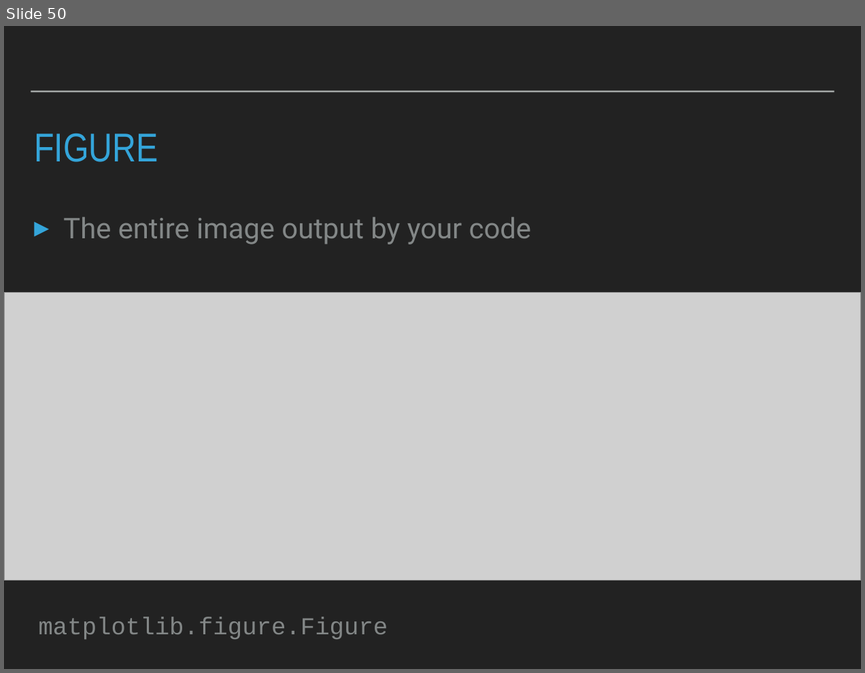
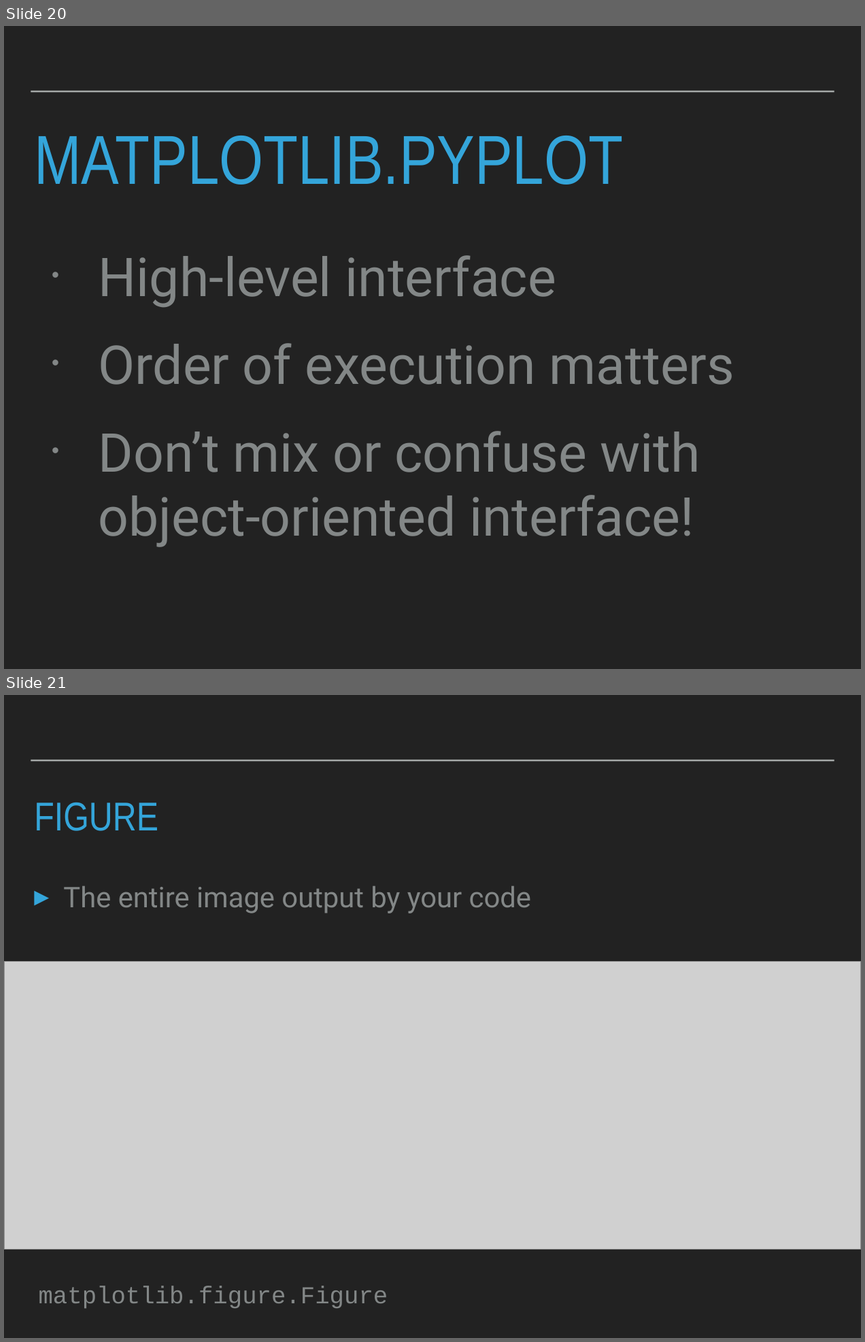
Before and after one commit to robcarrington/python-for-data-science, a slide deck: Session8/Session8_Slides.pptx. Shown one above the other, each under a label of ours: slide 50 before the commit, slides 20 and 21 after it. The pictures are 865x673 and 865x1342 pixels, drawn with LibreOffice and Linux fonts; fonts in the diff are those of the drawing; grey boxes stand for pictures. Boxes give left, top, right and bottom in pixels: in the first picture for what was removed or moved away, otherwise in the second. Text is boxed around its words. In the diff, an @@ line names an element or a change of style, - is before the commit and + after.

```diff
--- a/Session8/Session8_Slides.pptx
+++ b/Session8/Session8_Slides.pptx
@@ slide 20 added at [4,26,861,669], background #222222; not listed: 1 template element that a slide beside it also shows @@
@@ title added at [34,135,623,184], 82.8 pt, text #34A5DA @@
+MATPLOTLIB.PYPLOT
@@ text added at [99,255,734,547], 64 pt, text #838787 @@
+• High-level interface
+• Order of execution matters
+• Don’t mix or confuse with object-oriented interface!
@@ what was slide 50 is now slide 21 @@
```
Also in this commit, not shown: 4 slides changed, 8 other slides added, 47 slides removed, 3 other files.
